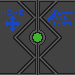
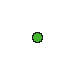
Two versions of the same layered image (75 × 75). Layer-by-layer changes:
hid "Layer 10" over [48, 10, 73, 26]
hid "Layer 7" over [38, 0, 75, 75]
hid "Layer 8" over [1, 10, 23, 32]
hid "Layer 9" over [2, 11, 24, 33]
added layer "Layer 12" above "Layer 6" over [32, 32, 43, 43]
hid "Layer 6" over [0, 0, 43, 75]
